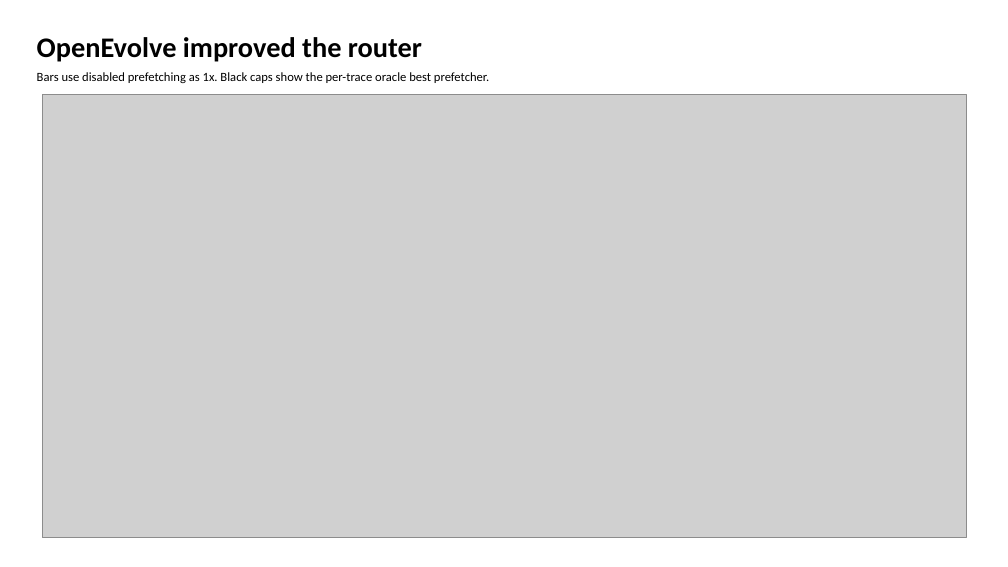
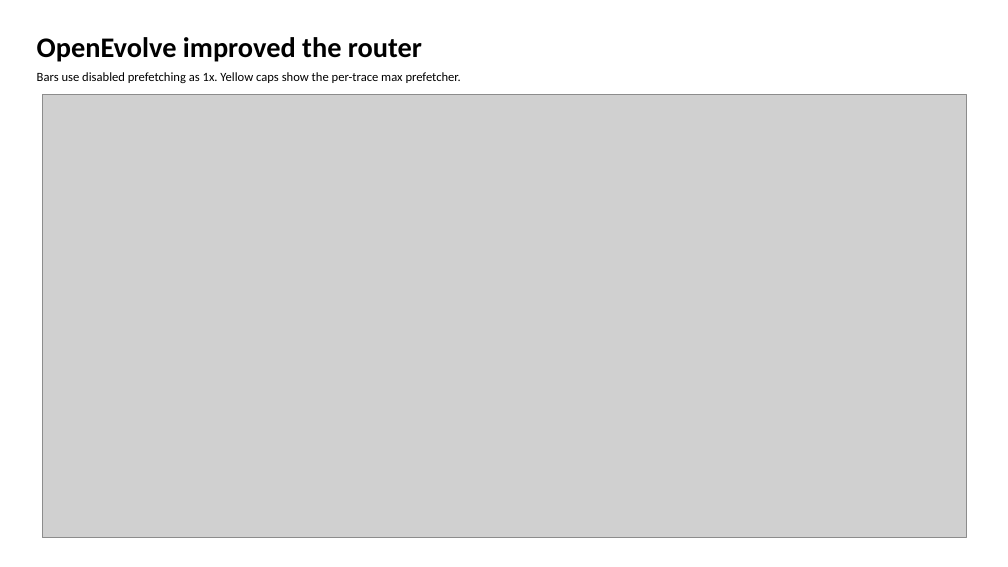
Before and after one commit to GithuBarry/Mixture-of-Prefetchers, a slide deck: slide 4 of slides/mop_stage2_final/output/output.pptx. Drawn at 1008x567 pixels with LibreOffice and Linux fonts; fonts in the diff are those of the drawing; grey boxes stand for pictures. Boxes give left, top, right and bottom in pixels: in the first picture for what was removed or moved away, otherwise in the second. Text is boxed around its words. In the diff, an @@ line names an element or a change of style, - is before the commit and + after.

```diff
--- a/slides/mop_stage2_final/output/output.pptx
+++ b/slides/mop_stage2_final/output/output.pptx
@@ text at box(37, 72, 461, 83): text changed @@
-Bars use disabled prefetching as 1x. Black caps show the per-trace oracle best prefetcher.
+Bars use disabled prefetching as 1x. Yellow caps show the per-trace max prefetcher.
```
Also in this commit, not shown: 7 other slides changed, 30 other files.
